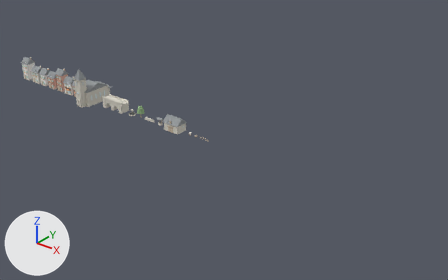
Renders of the Blender file tools/blender/postilion.blend from each side of a commit.
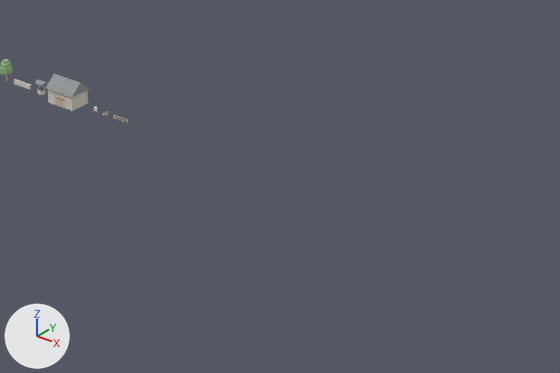
Old and new are each drawn whole from a camera (50 mm lens) standing at (247.8, -161.4, 103.2) and looking at (113.0, 7.0, -1.3) and again close up on the part from 31% to 100% of the width and 26% to 100% of the height. The lights are fixed; the arrows at lower left show +X, +Y and +Z. The first two pictures are the older version.

Names of what the first close-up shows: 'Barn' and 3 more.
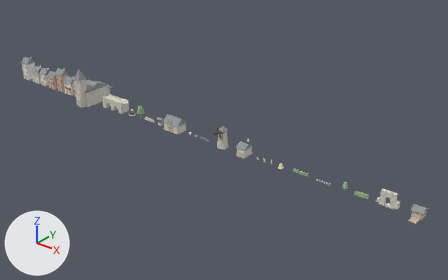
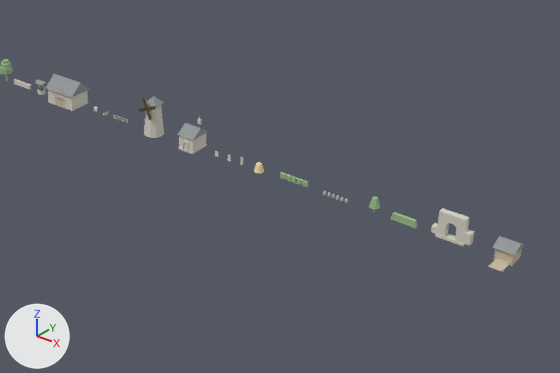
Location of each change, [x1, y1, x2, y2] in pixels of the close-ups (560 x 373 px):
'Ruin_Arch', added
    after: [431, 208, 474, 246]
'Boathouse', added
    after: [488, 236, 525, 272]
'Windmill', added
    after: [138, 96, 164, 138]
'Chapel', added
    after: [177, 117, 208, 154]
'Hedge', added
    after: [390, 212, 418, 228]
'Vine_Row', added
    after: [280, 172, 308, 188]
'Tree_Orchard', added
    after: [369, 196, 380, 212]
'Haystack', added
    after: [254, 162, 264, 173]
'Lavender_Row', added
    after: [323, 191, 348, 203]

Patch to the scene script:
```diff
--- a/tools/blender/postilion.blend.py
+++ b/tools/blender/postilion.blend.py
@@ me_hedge @@
+me_hedge.from_pydata([(-2.5, -0.42, 0.0), (2.5, -0.42, 0.0), (2.5, 0.42, 0.0), (-2.5, 0.42, 0.0), (-2.2, -0.37, 1.26), (2.2, -0.37, 1.26), (2.2, 0.37, 1.26), (-2.2, 0.37, 1.26)], [], [(0, 3, 2, 1), (4, 5, 6, 7), (0, 1, 5, 4), (1, 2, 6, 5), (2, 3, 7, 6), (3, 0, 4, 7)])
+me_hedge.materials.append(mat_foliage)  # green #97ba89
@@ ob_boathouse @@
+ob_boathouse = bpy.data.objects.new('Boathouse', me_boathouse)  # 54 vertices, 41 faces; spans x -1.95..1.95, y -4.6..2.55, z -0.45..3.6; in mat_roof (grey #939799), mat_wood (beige #cbbca6)
+ob_boathouse.location = (194.0, 0.0, 0.0)
@@ ob_ruin_arch @@
+ob_ruin_arch = bpy.data.objects.new('Ruin_Arch', me_ruin_arch)  # 88 vertices, 54 faces; spans x -3.55..3.65, y -0.75..0.75, z 0.0..5.1; in mat_stone (light grey #d8d4c8)
+ob_ruin_arch.location = (184.0, 0.0, 0.0)
@@ ob_hedge @@
+ob_hedge = bpy.data.objects.new('Hedge', me_hedge)
+ob_hedge.location = (175.0, 0.0, 0.0)
@@ ob_tree_orchard @@
+ob_tree_orchard = bpy.data.objects.new('Tree_Orchard', me_tree_orchard)  # a 6-sided cylinder along z spanning x -0.16..0.16, y -0.14..0.14, z 0.0..1.3, material slot 0; an 8-sided cut cone along z (radius 1.05 at the low end, 0.75 at the high end) spanning x -1.05..1.05, y -1.05..1.05, z 1.15..2.1, material slot 1; an 8-sided cut cone along z (radius 0.78 at the low end, 0.56 at the high end) spanning x -0.78..0.78, y -0.78..0.78, z 2.0..2.95, material slot 1; in mat_wood (beige #cbbca6), mat_foliage (green #97ba89)
+ob_tree_orchard.location = (169.0, 0.0, 0.0)
@@ ob_lavender_row @@
+ob_lavender_row = bpy.data.objects.new('Lavender_Row', me_lavender_row)  # 168 vertices, 108 faces; spans x -2.6..2.63, y -0.33..0.33, z 0.0..0.74; in mat_foliage (green #97ba89), mat_bloom (purple #c4b6db)
+ob_lavender_row.location = (161.0, 0.0, 0.0)
@@ ob_vine_row @@
+ob_vine_row = bpy.data.objects.new('Vine_Row', me_vine_row)  # 104 vertices, 78 faces; spans x -3.06..3.06, y -0.28..0.28, z 0.0..1.5; in mat_wood (beige #cbbca6), mat_metal (light grey #cbd1d1), mat_foliage (green #97ba89)
+ob_vine_row.location = (152.0, 0.0, 0.0)
@@ ob_haystack @@
+ob_haystack = bpy.data.objects.new('Haystack', me_haystack)  # a 9-sided cut cone along z (radius 1.05 at the low end, 0.58 at the high end) spanning x -0.99..1.05, y -1.03..1.03, z 0.0..1.5; a 9-sided cut cone along z (radius 0.5 at the low end, 0.2 at the high end) spanning x -0.47..0.5, y -0.49..0.49, z 1.5..1.85; in mat_crop (beige #ebdbaa)
+ob_haystack.location = (144.0, 0.0, 0.0)
@@ ob_chapel @@
+ob_chapel = bpy.data.objects.new('Chapel', me_chapel)  # 102 vertices, 65 faces; spans x -1.98..1.98, y -2.58..2.58, z 0.0..5.95; in mat_roof (grey #939799), mat_stone (light grey #d8d4c8), mat_metal (light grey #cbd1d1)
+ob_chapel.location = (128.0, 0.0, 0.0)
@@ ob_windmill @@
+ob_windmill = bpy.data.objects.new('Windmill', me_windmill)  # 93 vertices, 65 faces; spans x -2.26..2.26, y -2.22..2.0, z 0.0..8.66; in mat_roof (grey #939799), mat_wood (beige #cbbca6), mat_stone (light grey #d8d4c8)
+ob_windmill.location = (118.0, 0.0, 0.0)
```
